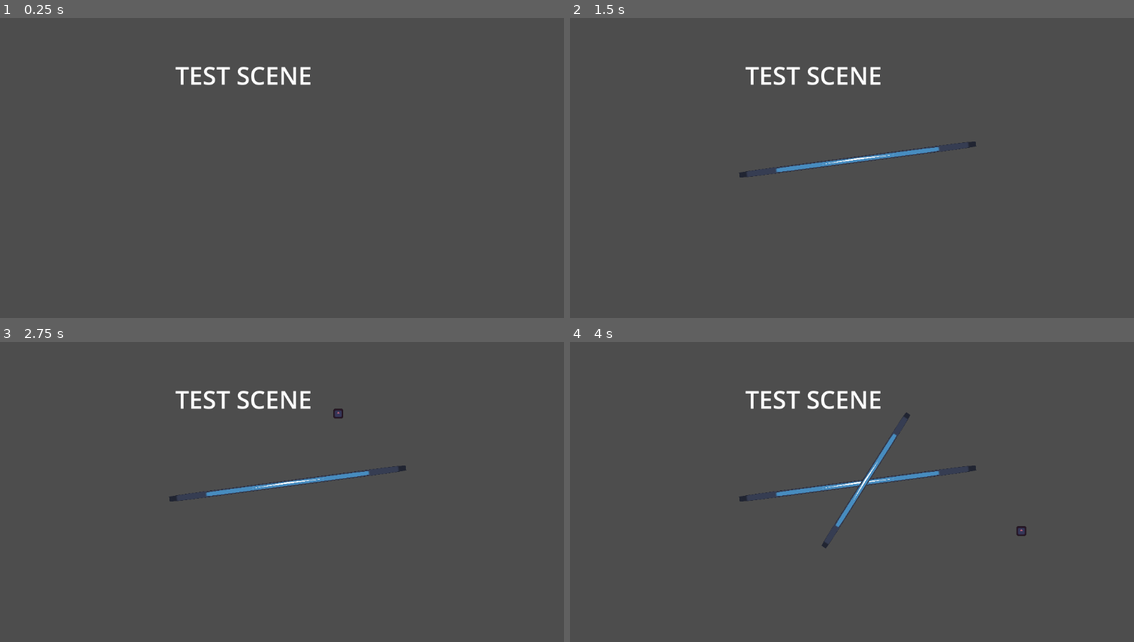
Above: before the commit, frames 1-4 (two rows, left to right).
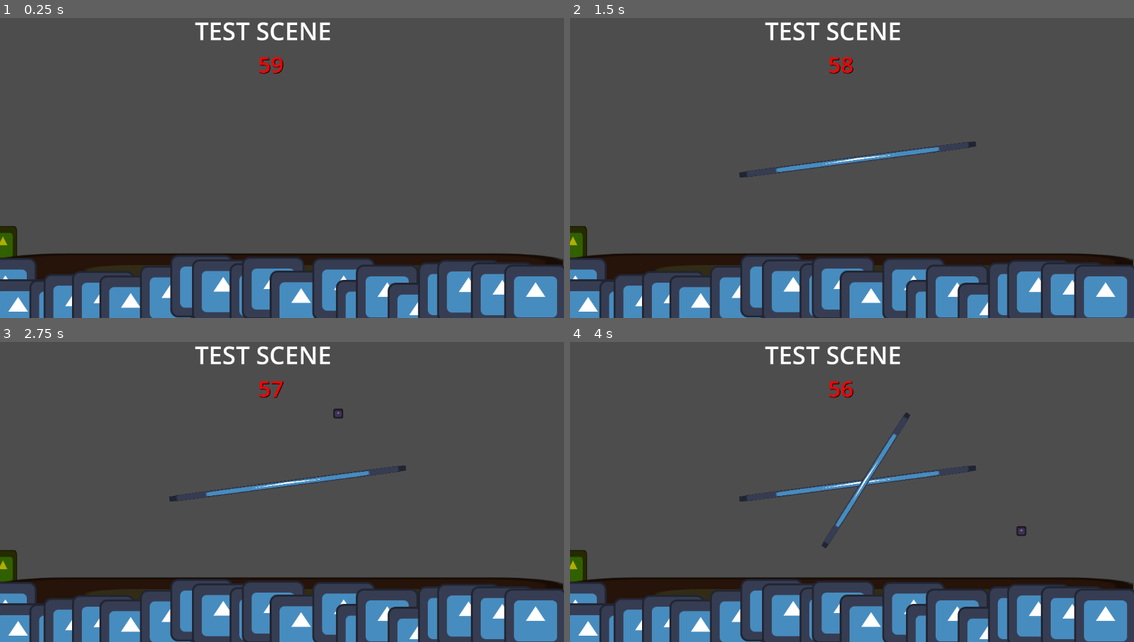
Above: after the commit, the same moments.

Repository: ubeslug/safety-first
Game: Godot game, scene res://scenes/Stage Hand/Tester.tscn
The game is run twice, just before and just after one commit, with the same random seed, the same clock (stepped at 60 frames per second) and the same inputs. The project has no main scene, so this scene is started directly. The engine's default icon, where the game draws it, is replaced by a stand-in: a white triangle on a blue panel in a dark square.
Inputs (mouse positions are in pixels of both pictures, inside the frame that each line leads up to):
- Up to frame 1 (0.25 s): no input
- Up to frame 2 (1.5 s): tap Enter at 0.5 s; move the mouse to (976, 144) at 0.52 s; hold D (performer_right) 0.53-1.28 s; click (976, 144) at 0.67 s; tap Space at 1.25 s; move the mouse to (739, 174) at 1.27 s; hold A (performer_left) from 1.28 s (still down); click (739, 174) at 1.42 s
- Up to frame 3 (2.75 s): tap Enter at 2 s; move the mouse to (338, 414) at 2.02 s; release A (performer_left) at 2.03 s; hold D (performer_right) from 2.03 s (still down); click (338, 414) at 2.17 s
- Up to frame 4 (4 s): tap Space at 2.75 s; move the mouse to (823, 546) at 2.77 s; click (823, 546) at 2.92 s; tap Enter at 3.5 s; move the mouse to (1021, 531) at 3.52 s; release D (performer_right) at 3.53 s; hold A (performer_left) from 3.53 s (still down); click (1021, 531) at 3.67 s

The runs differ from the first frame. In frame 1, 16% of the frame differs, in the area x 0-100%, y 1-100%; in frame 2, 16%; in frame 3, 16%; in frame 4, 16%.
Error after the commit: Invalid access to property or key 'position' on a base object of type 'Nil'. (res://scripts/Stage)

Commit message:
audience creation
Audience will throw coins when told

Diff:
--- /dev/null
+++ b/scenes/Stage Hand/Audience.tscn
@@ -0,0 +1,12 @@
+[gd_scene load_steps=4 format=3 uid="uid://rfaugcw7u5i2"]
+
+[ext_resource type="Script" uid="uid://cjwe87t6issl7" path="res://scripts/Stage Hand/Audience.gd" id="1_kjcpg"]
+[ext_resource type="Texture2D" uid="uid://dvjvlqo82gc55" path="res://assets/icon.svg" id="2_putw2"]
+[ext_resource type="PackedScene" uid="uid://d1lhfjupp4y3i" path="res://scenes/Stage Hand/coin.tscn" id="3_am4vj"]
+
+[node name="Audience" type="Node2D"]
+script = ExtResource("1_kjcpg")
+AudienceMember = ExtResource("2_putw2")
+Coin = ExtResource("3_am4vj")
+
+[node name="Group" type="Node" parent="."]
--- a/scenes/Stage Hand/Tester.tscn
+++ b/scenes/Stage Hand/Tester.tscn
@@ -1,20 +1,44 @@
-[gd_scene load_steps=5 format=3 uid="uid://cn0gfwwcwuf80"]
+[gd_scene load_steps=6 format=3 uid="uid://cn0gfwwcwuf80"]
 
-[ext_resource type="Script" uid="uid://lvr3wh0ty7gh" path="res://scripts/Stage Hand/TrampolineCreator.gd" id="1_1ah7l"]
-[ext_resource type="PackedScene" uid="uid://bl7ofcw4k3hce" path="res://scenes/Stage Hand/Trampoline.tscn" id="2_mfh4t"]
-[ext_resource type="PackedScene" uid="uid://o2ou3mpfwyiu" path="res://scenes/Stage Hand/Point.tscn" id="3_v2wrt"]
-[ext_resource type="PackedScene" uid="uid://dsr0154j8s6hc" path="res://scenes/Stage Hand/dummy.tscn" id="4_2873m"]
+[ext_resource type="Script" uid="uid://b1ecexb2fks0d" path="res://scripts/Stage Hand/GameController.gd" id="1_fxjpc"]
+[ext_resource type="PackedScene" uid="uid://bmwiwfbehbt4r" path="res://scenes/Stage Hand/trampoline_creator.tscn" id="2_fxjpc"]
+[ext_resource type="PackedScene" uid="uid://rfaugcw7u5i2" path="res://scenes/Stage Hand/Audience.tscn" id="3_v2wrt"]
+[ext_resource type="PackedScene" uid="uid://d1lhfjupp4y3i" path="res://scenes/Stage Hand/coin.tscn" id="4_2873m"]
+[ext_resource type="Texture2D" uid="uid://dvjvlqo82gc55" path="res://assets/icon.svg" id="5_m87nu"]
 
 [node name="Tester" type="Node2D"]
-script = ExtResource("1_1ah7l")
-trampoline = ExtResource("2_mfh4t")
-point = ExtResource("3_v2wrt")
-dummy = ExtResource("4_2873m")
+script = ExtResource("1_fxjpc")
 
-[node name="Label" type="Label" parent="."]
-offset_left = 358.0
-offset_top = 117.0
-offset_right = 637.0
-offset_bottom = 186.0
+[node name="CanvasLayer" type="CanvasLayer" parent="."]
+
+[node name="test" type="Label" parent="CanvasLayer"]
+offset_left = 398.0
+offset_top = 26.0
+offset_right = 677.0
+offset_bottom = 95.0
 theme_override_font_sizes/font_size = 50
 text = "TEST SCENE"
+
+[node name="TimeLeft" type="Label" parent="CanvasLayer"]
+offset_left = 527.0
+offset_top = 97.0
+offset_right = 567.0
+offset_bottom = 161.0
+theme_override_colors/font_color = Color(1, 0, 0, 1)
+theme_override_colors/font_shadow_color = Color(0, 0, 0, 1)
+theme_override_font_sizes/font_size = 46
+text = "0"
+
+[node name="TrampolineCreator" parent="." instance=ExtResource("2_fxjpc")]
+
+[node name="Audience" parent="." instance=ExtResource("3_v2wrt")]
+position = Vector2(1, 612)
+
+[node name="Coin" parent="Audience" instance=ExtResource("4_2873m")]
+position = Vector2(5, -114.015)
+
+[node name="Ground" type="Sprite2D" parent="."]
+modulate = Color(0.701791, 0.318, 0.117181, 1)
+position = Vector2(573, 580)
+scale = Vector2(9.02, 1)
+texture = ExtResource("5_m87nu")
--- a/scenes/Stage Hand/Trampoline.tscn
+++ b/scenes/Stage Hand/Trampoline.tscn
@@ -7,7 +7,6 @@
 size = Vector2(129, 128)
 
 [node name="Trampoline" type="Node2D"]
-rotation = -1.5708
 scale = Vector2(1, 0.1)
 script = ExtResource("1_tjmnf")
 
--- /dev/null
+++ b/scenes/Stage Hand/coin.tscn
@@ -0,0 +1,18 @@
+[gd_scene load_steps=3 format=3 uid="uid://d1lhfjupp4y3i"]
+
+[ext_resource type="Texture2D" uid="uid://dvjvlqo82gc55" path="res://assets/icon.svg" id="1_mgapg"]
+
+[sub_resource type="RectangleShape2D" id="RectangleShape2D_0uhtj"]
+size = Vector2(58, 76)
+
+[node name="Coin" type="Node2D"]
+
+[node name="Sprite2D" type="Sprite2D" parent="."]
+modulate = Color(0.687954, 0.687954, 0, 1)
+scale = Vector2(0.45, 0.6)
+texture = ExtResource("1_mgapg")
+
+[node name="Area2D" type="Area2D" parent="."]
+
+[node name="CollisionShape2D" type="CollisionShape2D" parent="Area2D"]
+shape = SubResource("RectangleShape2D_0uhtj")
--- /dev/null
+++ b/scenes/Stage Hand/trampoline_creator.tscn
@@ -0,0 +1,12 @@
+[gd_scene load_steps=5 format=3 uid="uid://bmwiwfbehbt4r"]
+
+[ext_resource type="Script" uid="uid://lvr3wh0ty7gh" path="res://scripts/Stage Hand/TrampolineCreator.gd" id="1_aqdnr"]
+[ext_resource type="PackedScene" uid="uid://bl7ofcw4k3hce" path="res://scenes/Stage Hand/Trampoline.tscn" id="2_n7uni"]
+[ext_resource type="PackedScene" uid="uid://o2ou3mpfwyiu" path="res://scenes/Stage Hand/Point.tscn" id="3_2k8y5"]
+[ext_resource type="PackedScene" uid="uid://dsr0154j8s6hc" path="res://scenes/Stage Hand/dummy.tscn" id="4_n8gwx"]
+
+[node name="TrampolineCreator" type="Node2D"]
+script = ExtResource("1_aqdnr")
+trampoline = ExtResource("2_n7uni")
+point = ExtResource("3_2k8y5")
+dummy = ExtResource("4_n8gwx")
--- /dev/null
+++ b/scripts/Stage Hand/Audience.gd
@@ -0,0 +1,27 @@
+extends Node2D
+
+@export var AudienceMember: Texture2D
+@export var Coin: Resource
+@export var Ground: Resource
+
+@onready var Group = $Group
+
+func _ready() -> void:
+	var audienceAmount = randi_range(15, 20)
+	for i in range(audienceAmount):
+		var member = Sprite2D.new()
+		member.texture = load("res://assets/icon.svg")
+		var xPos = (get_viewport().size.x / audienceAmount) * i + randi_range(-20, 20)
+		member.global_position = Vector2(xPos, position.y + randi_range(-30, 30))
+		Group.add_child(member)
+	ThrowCoins(5)
+
+func ThrowCoins(amount: int) -> void:
+	for i in range(amount):
+		var x = randf_range(15, 20)
+		SpawnCoin(Vector2(x, Ground.position.y)) # get ground y position
+
+func SpawnCoin(pos: Vector2) -> void:
+	var coin = Coin.instantiate()
+	coin.global_position = pos
+	add_child(coin)
--- /dev/null
+++ b/scripts/Stage Hand/GameController.gd
@@ -0,0 +1,13 @@
+extends Node
+
+@onready var timeText: Label = $CanvasLayer/TimeLeft
+var timeLeft = 60
+
+func _process(delta: float) -> void:
+	TimeDecrease(delta)
+
+func TimeDecrease(delta: float) -> void:
+	timeLeft -= delta;
+	timeText.text = str(int(timeLeft))
+	if(timeLeft <= 0):
+		pass
--- a/scripts/Stage Hand/TrampolineCreator.gd
+++ b/scripts/Stage Hand/TrampolineCreator.gd
@@ -2,7 +2,7 @@
 
 @export var trampoline: Resource
 @export var point: Resource
-@export var dummy: Resource
+@export var dummy: Resource # delete later
 var pointRef: Node2D
 
 var pos1 = null
@@ -13,8 +13,7 @@
 func _physics_process(delta: float) -> void:
 	# if point is made and cursor is too far, destroy point
 		if(pos1):
-			print(pos1.distance_to(get_global_mouse_position()))
-			if(pos1.distance_to(get_global_mouse_position()) > 600):
+			if(pos1.distance_to(get_global_mouse_position()) > 650):
 				pos1 = null
 				pointRef.queue_free()
 
Not shown, added: scripts/Stage Hand/Audience.gd.uid
Not shown, added: scripts/Stage Hand/GameController.gd.uid
